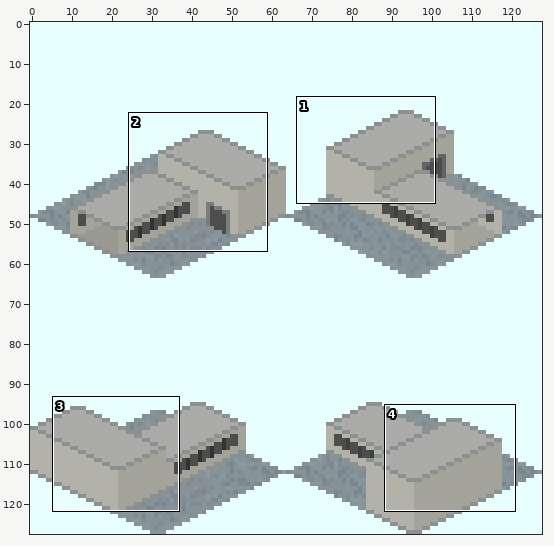
File history of a sprite sheet, Subway_Station_Gateway_Single_S-EV.png. The first picture is a wide view before the edit; the outline marks the close-up.
Close-up. Before the edit:
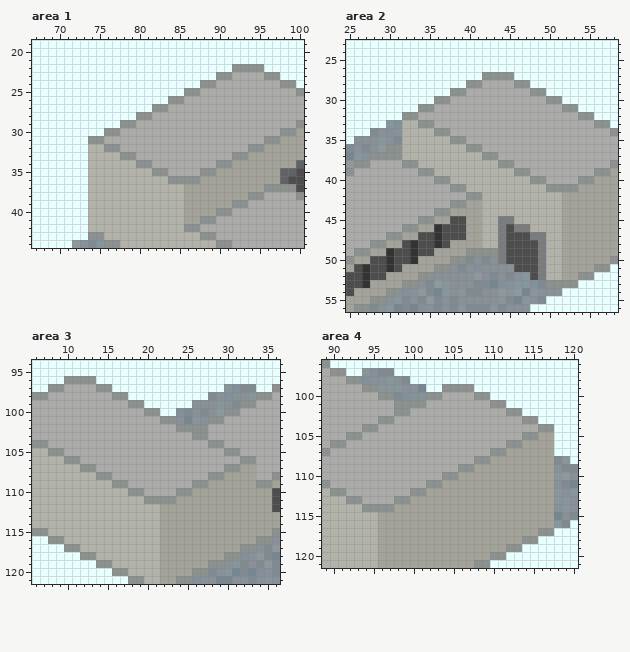
The file is 128x128 pixels. Colours within 5 levels of each other are drawn and written as one. Shown: area 1: x 67..100, y 19..44; area 2: x 25..58, y 23..56; area 3: x 6..36, y 94..121; area 4: x 89..120, y 96..121.
The same view after the edit:
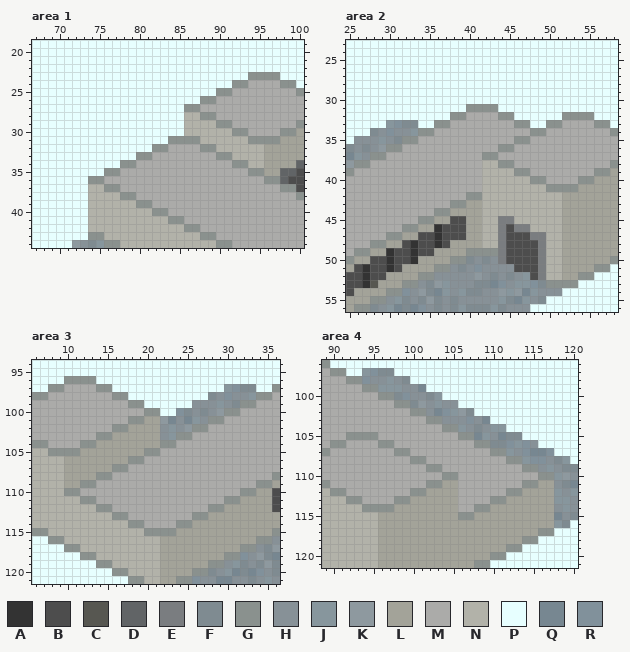
Palette (. is transparent): A #333333  B #4d4d4d  C #575751  D #616466  E #7a7d80  F #7f8b91  G #8a918e  H #879197  J #87969d  K #8e999f  L #a3a399  M #ababa9  N #b2b2a9  P #e7ffff  Q #778791  R #81919b
Difference:
Changed rows in their new state; - is an unchanged pixel.
Area 1:
first column x 74:
22 ------------------PPPP--
23 ----------------PPPPGG--
24 --------------PPPPGG----
25 ------------PPPPGG------
26 ----------PPPPGG--------
27 --------PPPPGG----------
28 ------PPPPPPNNGG--------
29 ----PPPPPPPPNNNNGG------
30 --PPPPPPPPPPNNNNNNGG----
31 PPPPPPPPPPGGGGNNNNNNGG--
32 PPPPPPPPGG----GGNNNNNN--
33 PPPPPPGG--------GGNNNN--
34 PPPPGGMM--------MMGGNN--
35 PPGGMMMMMM----MMMMMMGG--
36 GGMMMMMMMMMMMMMMMMMMMMGG
37 --GGMMMMMMMMMMMMMMMMMMMM
38 ----GGMMMMMMMMMMMMMMMM--
39 ------GGMMMMMMMMMMMM----
40 --------GGMMMMMMMM------
41 ----------GGMMMM--------
Area 2:
first column x 30:
27 ------------PPPP--------
28 ----------PPPPPPPP------
29 --------PPPPPPPPPPPP----
30 ------PPPPPPPPPPPPPPPP--
31 ----PPPPPPGGGGPPPPPPPPPP
32 --PPPPPPGG----GGPPPPPPGG
33 --FFPPGG--------GGPPGG--
34 --HJGGMM----------GG----
35 --GGMMMMMM------GG------
36 --MMMMMMMMMM--GG--------
37 MMMMMMMMMMMM------------
38 --MMMMMMMMMM------------
39 ----MMMMMMMM------------
40 ------MMMMMM------------
41 --------MMMM------------
first column x 28:
53 C
Area 3:
first column x 10:
101 --------GGLLKQ----------
102 ------GGLLLLHJHK--------
103 ----GGLLLLLLHJGGMM------
104 --GGLLLLLLLLGG----MM----
105 GGLLLLLLLLGG--------MM--
106 LLLLLLLLGG------------MM
107 LLLLLLGG------------MMMM
108 LLLL--------------MMMMMM
109 LLGGMMMM--------MMMMMMMM
110 GGMMMMMMMM----MMMMMMMMGG
111 --GGMMMMMMMMMMMMMMMMGG--
112 ----GGMMMMMMMMMMMMGG----
113 ------GGMMMMMMMMGG------
114 --------GGMMMMGG--------
115 ----------GGGG----------
Area 4:
first column x 94:
 99 ----------PPPP----------
100 --------FJPPPPPP--------
101 ------FKHJHHPPPPPP------
102 ----MMGGHQRJKFPPPPPP----
103 --MM----GGHHHRHQPPPPPP--
104 MM--------GGJHFHJJPPPPPP
105 GG----------GGQJHQFFPPPP
106 --GG----------GGFFRJRHPP
107 ----GG------------JHRQQR
108 ------GG------MMMMGGJRRH
109 --------GG--MMMMMMMMGGHJ
110 ------------MMMMMMMMMMGG
111 ------------MMMMMMMMGG--
112 ------------MMMMMMGG----
113 ------------MMMMGG------
114 ------------MMGG--------
115 ------------GG----------
